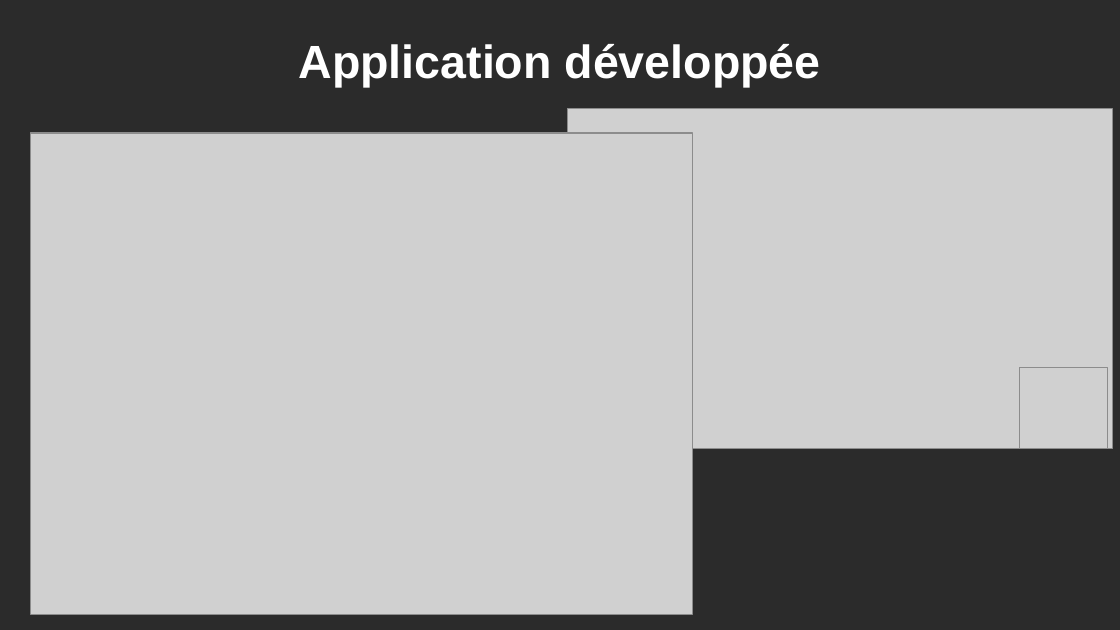
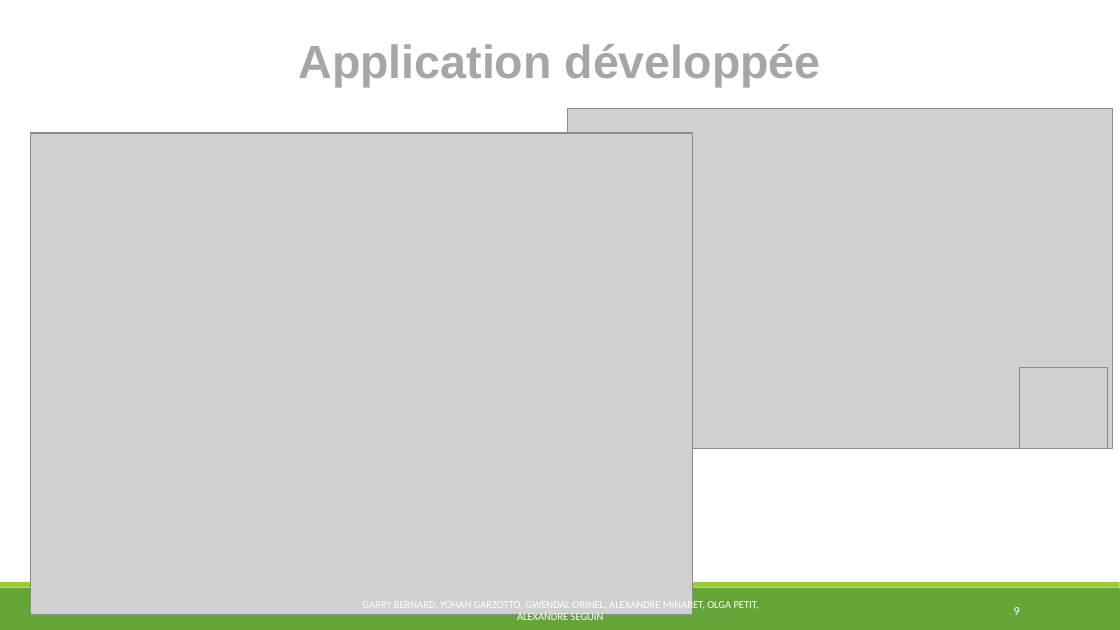
Before and after one commit to MSIR2018/Supervision-Cacti, a slide deck: slide 9 of Powerpoint.pptx. Drawn at 1120x630 pixels with LibreOffice and Linux fonts; fonts in the diff are those of the drawing; grey boxes stand for pictures; background and template pictures are left out; a plain dark background stands for a picture behind light text. Boxes give left, top, right and bottom in pixels: in the first picture for what was removed or moved away, otherwise in the second. Text is boxed around its words. In the diff, an @@ line names an element or a change of style, - is before the commit and + after.

```diff
--- a/Powerpoint.pptx
+++ b/Powerpoint.pptx
@@ background picture (left out) to #FFFFFF @@
@@ text "Application développée" at box(299, 44, 821, 87): text colour #FFFFFF to #A6A6A6 @@
@@ rectangle added at box(0, 588, 1120, 630), fill #63A537 @@
@@ rectangle added at box(0, 582, 1120, 588), fill #99CB38 @@
@@ text added at box(362, 599, 759, 620), 7.4 pt, text #FFFFFF @@
+GARRY BERNARD, YOHAN GARZOTTO, GWENDAL ORINEL, ALEXANDRE MINARET, OLGA PETIT, ALEXANDRE SEGUIN
@@ page number added at box(1014, 607, 1020, 615), 8.7 pt, text #FFFFFF @@
+9
```
Also in this commit, not shown: 11 other slides changed, 1 slide added, 1 slide removed.
